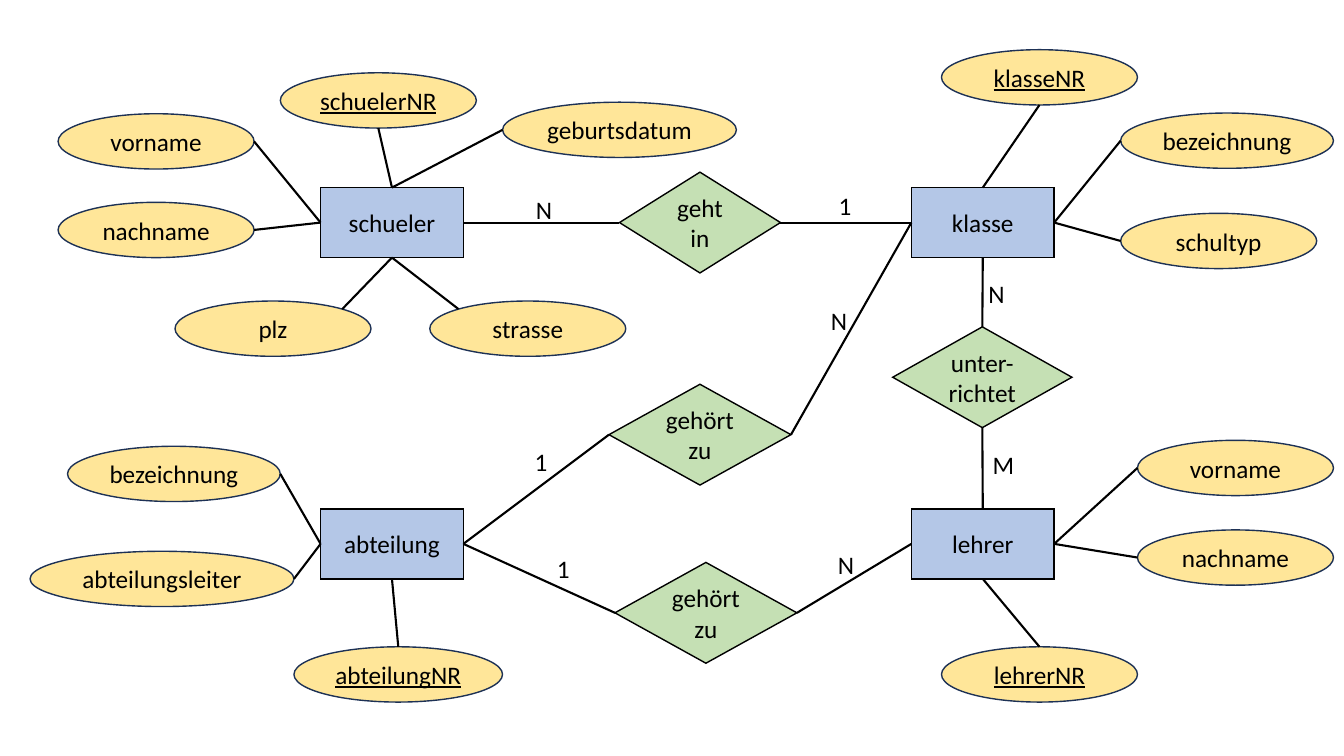
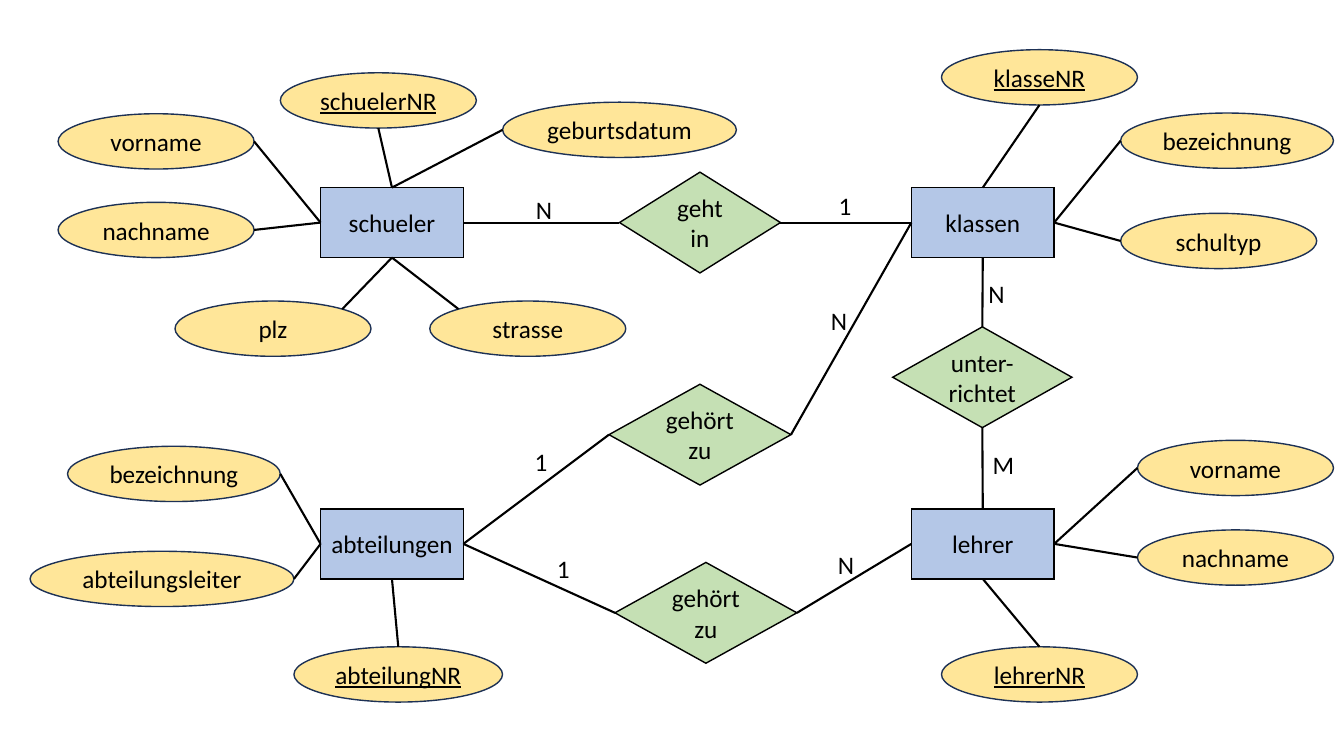
Before and after one commit to hoerm007/DatenbankenSkript_KaufmBK_BW, a slide deck: slide 1 of pics/ERMs.pptx. Drawn at 1344x756 pixels with LibreOffice and Linux fonts; fonts in the diff are those of the drawing. Boxes give left, top, right and bottom in pixels: in the first picture for what was removed or moved away, otherwise in the second. Text is boxed around its words. In the diff, an @@ line names an element or a change of style, - is before the commit and + after.

```diff
--- a/pics/ERMs.pptx
+++ b/pics/ERMs.pptx
@@ text in rectangle at (945,214,1020,232): text changed @@
-klasse
+klassen
@@ text in rectangle at (331,535,452,558): text changed @@
-abteilung
+abteilungen
```
Also in this commit, not shown: 6 other slides changed, 1 slide added, 38 other files.
